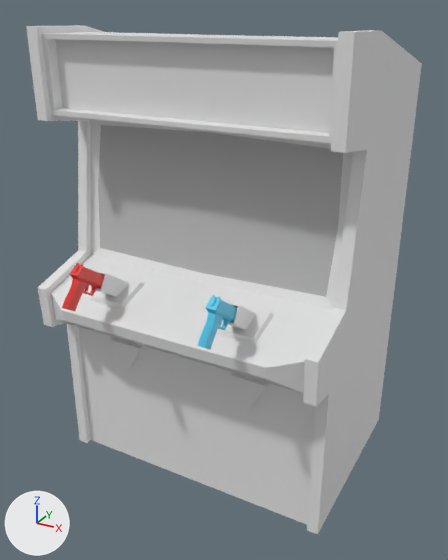
Renders of the FBX model Assets/VXR1180/Models/Arcade Shooter.fbx from each side of a commit.
Rendered twice from a camera (50 mm lens) standing at (1.14, -2.16, 1.85) and looking at (0.04, -0.16, 0.85). The lights are fixed; the arrows at lower left show +X, +Y and +Z. Where no turn or scale is listed for an object, it has been applied to the vertices.

The older version as bpy lines, for what is in view:
```python
me_plane_000 = bpy.data.meshes.new('Plane.000')
me_plane_000.from_pydata([(0.502, -0.032, -0.253), (0.516, 0.002, 0.004), (0.503, 0.034, 0.248), (0.0, -0.034, -0.265), (-0.502, -0.032, -0.253), (0.0, -0.009, 0.003), (-0.516, 0.002, 0.004), (0.0, 0.035, 0.263), (-0.503, 0.034, 0.248)], [], [(3, 0, 1, 5), (5, 1, 2, 7), (3, 5, 6, 4), (5, 7, 8, 6)])
me_plane_000.materials.append(mat_screen)  # its picture is missing
me_plane_001 = bpy.data.meshes.new('Plane.001')
me_plane_001.from_pydata(...)  # 165 vertices, 144 faces; spans x -0.59..0.59, y -0.6..0.42, z 0.0..1.8
me_plane_001.materials.append(mat_material_001)  # white #e7e7e7
me_plane_013 = bpy.data.meshes.new('Plane.013')
me_plane_013.from_pydata(...)  # 149 vertices, 133 faces; spans x -0.018..0.018, y -0.149..0.145, z -0.08..0.092
me_plane_013.materials.append(mat_red)  # red #e62e22
me_plane_020 = bpy.data.meshes.new('Plane.020')
me_plane_020.from_pydata(...)  # 149 vertices, 133 faces; spans x -0.018..0.018, y -0.149..0.145, z -0.08..0.092
me_plane_020.materials.append(mat_blue)  # cyan #4acaed
ob_arcade_shooter_lp = bpy.data.objects.new('arcade_shooter_lp', me_plane_001)
ob_arcade_shooter_lp.location = (0.0, 0.0, 0.0)
ob_arcade_shooter_lp_hg1 = bpy.data.objects.new('arcade_shooter_lp_hg1', me_plane_013)
ob_arcade_shooter_lp_hg1.location = (-0.273, -0.593, 0.942)
ob_arcade_shooter_lp_hg2 = bpy.data.objects.new('arcade_shooter_lp_hg2', me_plane_020)
ob_arcade_shooter_lp_hg2.location = (0.276, -0.593, 0.942)
ob_arcade_shooter_lp_screen = bpy.data.objects.new('arcade_shooter_lp_screen', me_plane_000)
ob_arcade_shooter_lp_screen.location = (0.0, -0.226, 1.178)
```
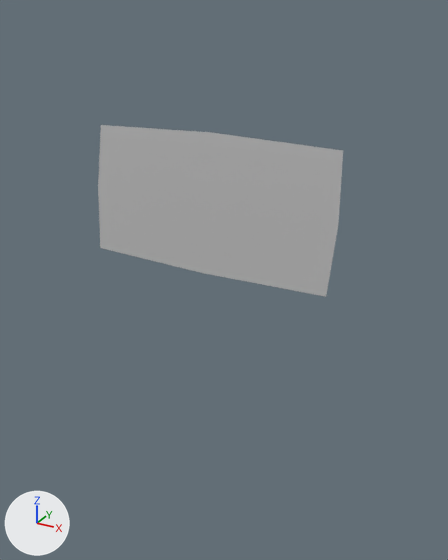
Where the newer file only moved an object's origin or applied its transform, the numbers keep the older frame.

Patch to the scene script:
```diff
--- a/Assets/VXR1180/Models/Arcade Shooter.fbx.py
+++ b/Assets/VXR1180/Models/Arcade Shooter.fbx.py
@@ ob_arcade_shooter_lp @@
-ob_arcade_shooter_lp = bpy.data.objects.new('arcade_shooter_lp', me_plane_001)
-ob_arcade_shooter_lp.location = (0.0, 0.0, 0.0)
@@ ob_arcade_shooter_lp_hg2 @@
-ob_arcade_shooter_lp_hg2 = bpy.data.objects.new('arcade_shooter_lp_hg2', me_plane_020)
-ob_arcade_shooter_lp_hg2.location = (0.276, -0.593, 0.942)
@@ ob_arcade_shooter_lp_hg1 @@
-ob_arcade_shooter_lp_hg1 = bpy.data.objects.new('arcade_shooter_lp_hg1', me_plane_013)
-ob_arcade_shooter_lp_hg1.location = (-0.273, -0.593, 0.942)
```

What differs and where, as boxes (x1, y1, x2, y2) in the pictures (448 x 560 px):
'arcade_shooter_lp', deleted
    before: (26, 25, 422, 534)
'arcade_shooter_lp_hg2', deleted (cyan)
    before: (197, 295, 237, 350)
'arcade_shooter_lp_hg1', deleted (red)
    before: (62, 263, 105, 311)
